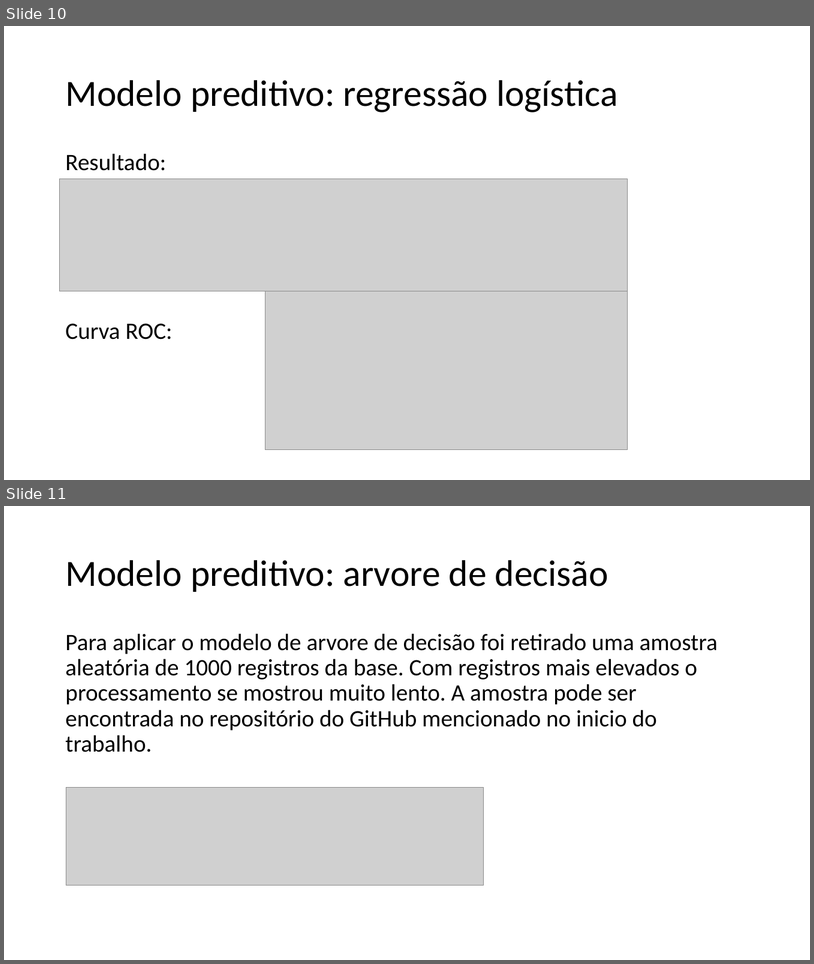
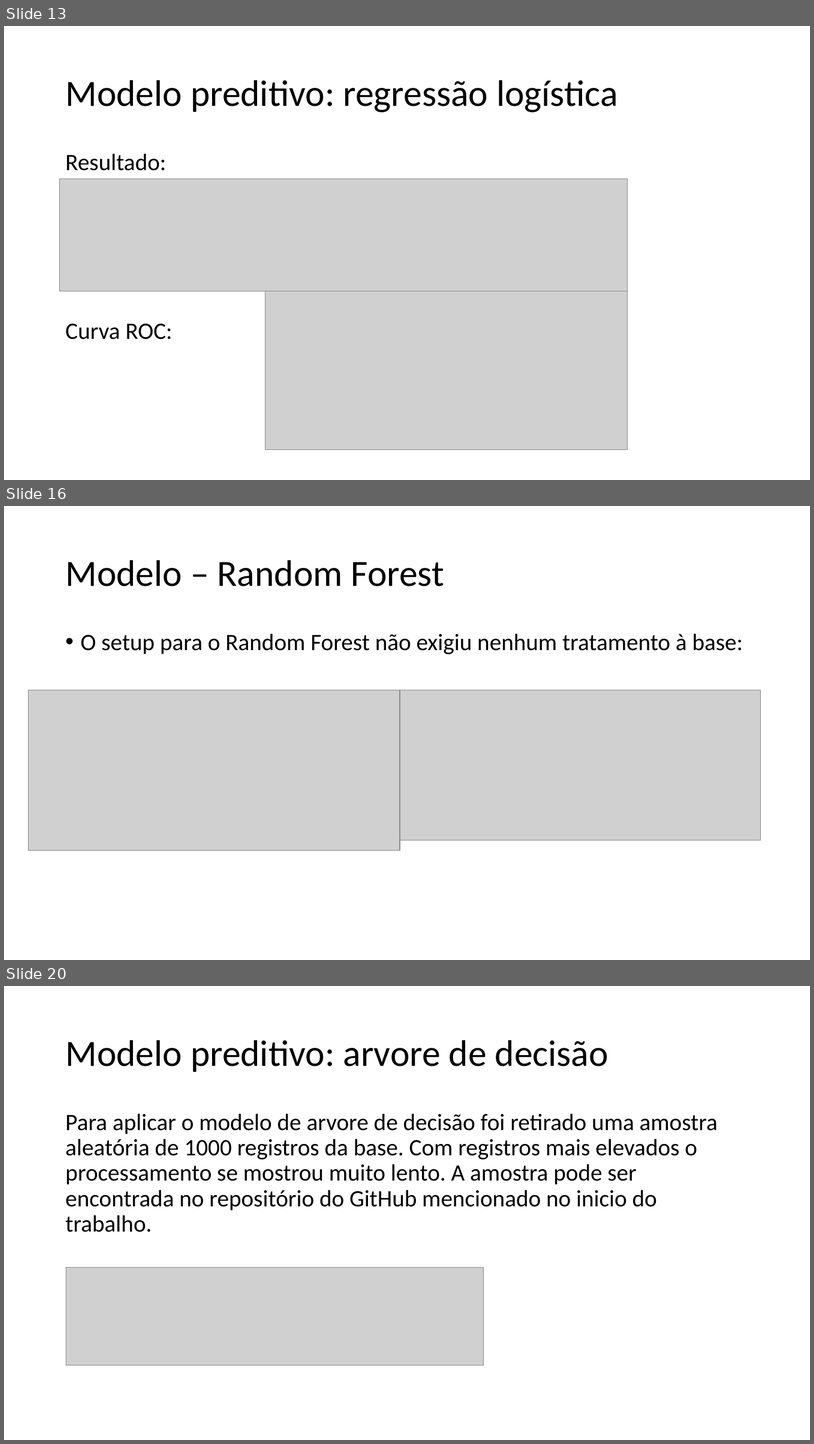
Before and after one commit to padovese/academic-projects, a slide deck: regressao/apresentacao.pptx. Shown one above the other, each under a label of ours: slides 10 and 11 before the commit, slides 13, 16 and 20 after it; the slides between them are not shown. The pictures are 814x964 and 814x1444 pixels, drawn with LibreOffice and Linux fonts; fonts in the diff are those of the drawing; grey boxes stand for pictures. Boxes give left, top, right and bottom in pixels: in the first picture for what was removed or moved away, otherwise in the second. Text is boxed around its words. In the diff, an @@ line names an element or a change of style, - is before the commit and + after.

```diff
--- a/regressao/apresentacao.pptx
+++ b/regressao/apresentacao.pptx
@@ slide 16 added at (4,506,810,960), background #FFFFFF @@
@@ title added at (65,560,444,586), 44 pt, text #000000 @@
+Modelo – Random Forest
@@ text added at (81,633,744,654), 28 pt, text #000000 @@
+• O setup para o Random Forest não exigiu nenhum tratamento à base:
@@ picture added at (28,690,400,850) @@
@@ picture added at (400,690,761,840) @@
@@ what was slide 10 is now slide 13 @@
@@ what was slide 11 is now slide 20 @@
```
Also in this commit, not shown: 1 slide changed, 10 other slides added.
